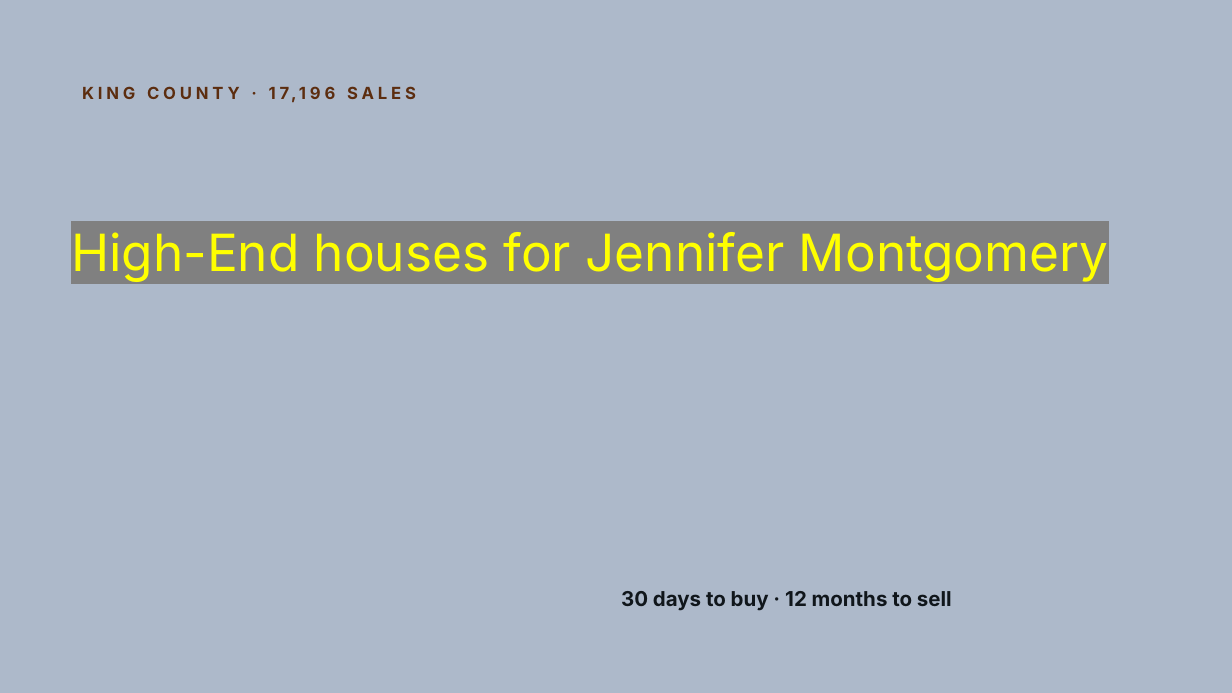
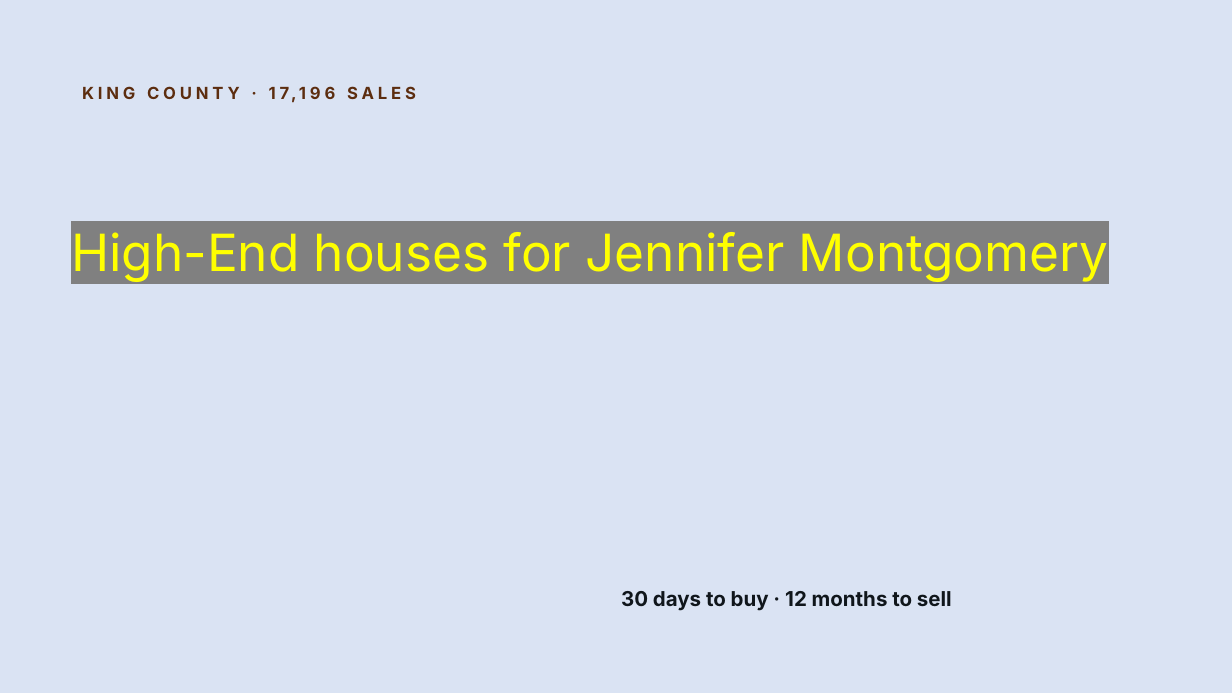
Before and after one commit to rambabugupta/ds-eda-project, a slide deck: slide 2 of data/High-End_Acquisition_Strategy___Jennifer_Montgomery.pptx. Drawn at 1232x693 pixels with LibreOffice and Linux fonts; fonts in the diff are those of the drawing. Boxes give left, top, right and bottom in pixels: in the first picture for what was removed or moved away, otherwise in the second. Text is boxed around its words. In the diff, an @@ line names an element or a change of style, - is before the commit and + after.

Commit message:
Add files via upload
update

```diff
--- a/data/High-End_Acquisition_Strategy___Jennifer_Montgomery.pptx
+++ b/data/High-End_Acquisition_Strategy___Jennifer_Montgomery.pptx
@@ background #ADB9CA to #DAE3F3 @@
```
Also in this commit, not shown: 11 other slides changed.
